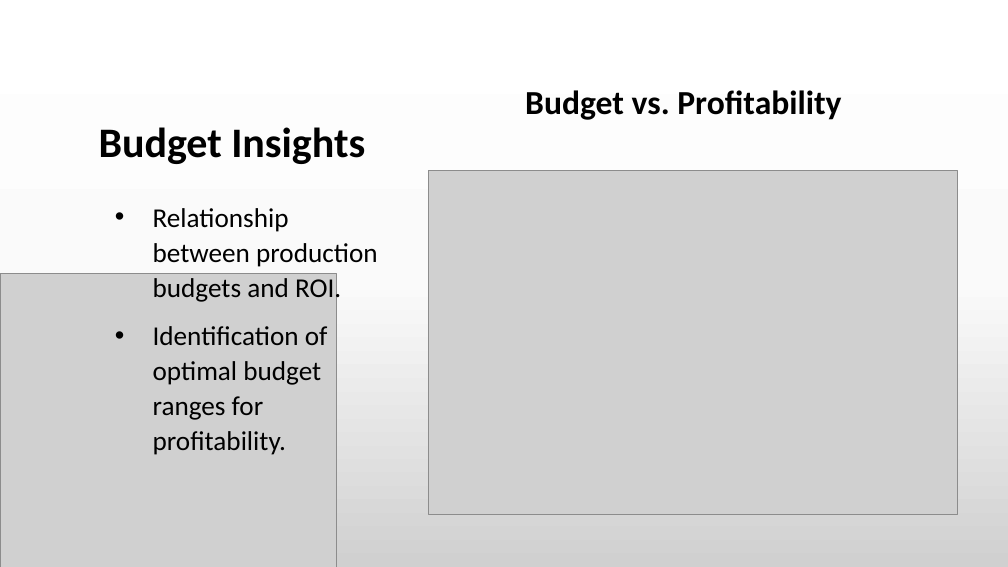
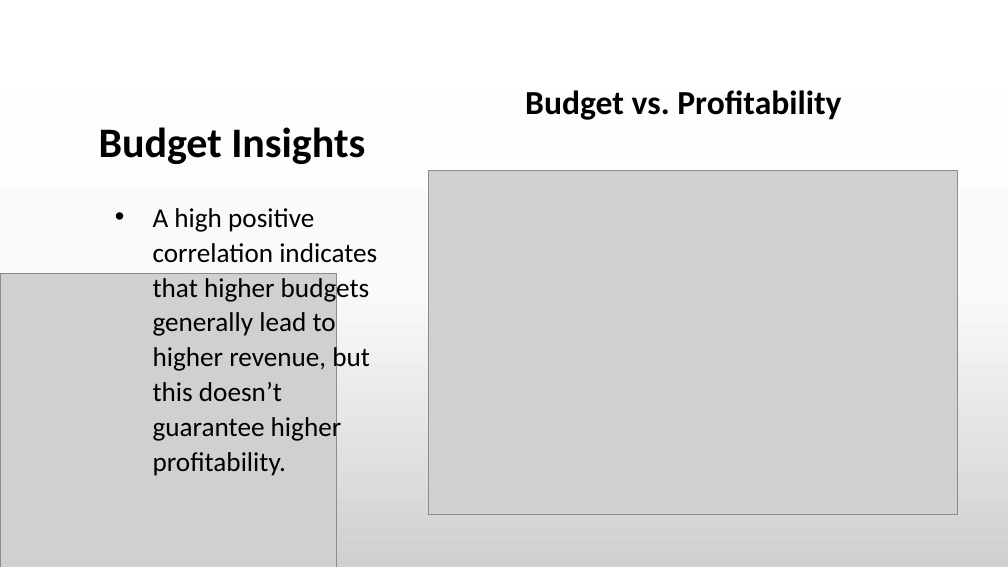
Before and after one commit to Day-hue/phase-2-project, a slide deck: slide 8 of Strategic Insights for Film Studio Success.pptm. Drawn at 1008x567 pixels with LibreOffice and Linux fonts; fonts in the diff are those of the drawing; grey boxes stand for pictures. Boxes give left, top, right and bottom in pixels: in the first picture for what was removed or moved away, otherwise in the second. Text is boxed around its words. In the diff, an @@ line names an element or a change of style, - is before the commit and + after.

```diff
--- a/Strategic Insights for Film Studio Success.pptm
+++ b/Strategic Insights for Film Studio Success.pptm
@@ text at (153,208,377,476): text changed @@
-  • Relationship between production budgets and ROI.
-  • Identification of optimal budget ranges for profitability.
+  • A high positive correlation indicates that higher budgets generally lead to higher revenue, but this doesn’t guarantee higher profitability.
```
Also in this commit, not shown: 5 other slides changed, 3 other files.
